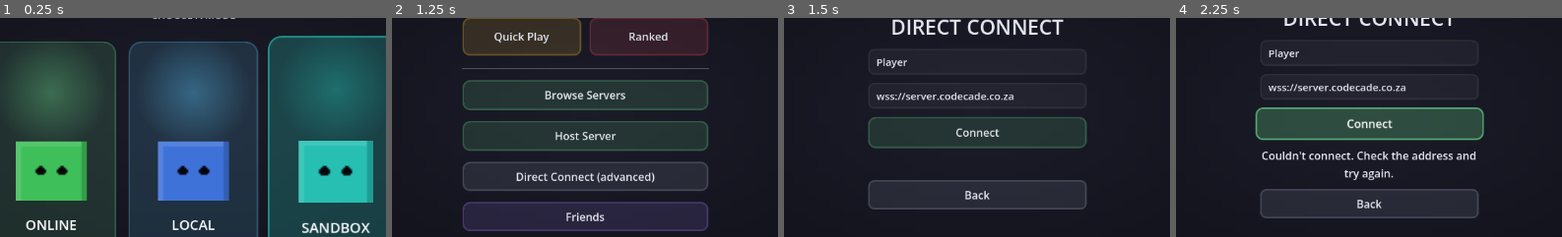
Above: before the commit, frames 1-4 (left to right).
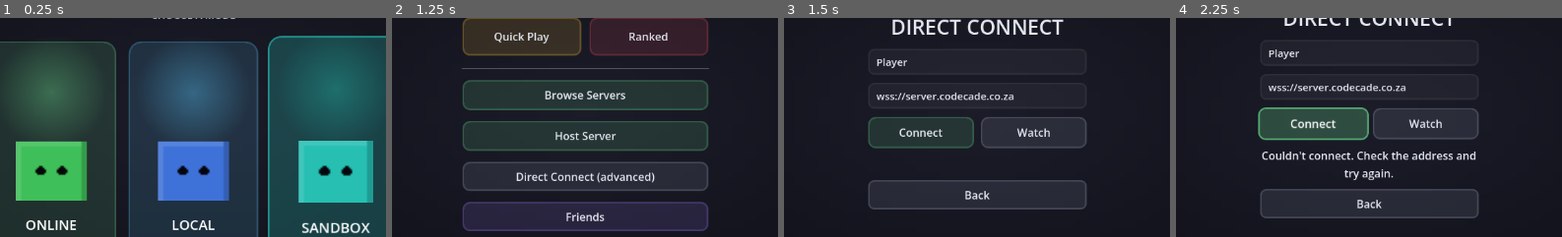
Above: after the commit, the same moments.

Repository: SumDumIdiut/tag
Game: Godot game, scene res://main/bootstrap.tscn
Same seed, same stepped clock (60 frames per second), same inputs: the game is played once before the commit and once after it.
Inputs (mouse positions are % of the whole screen's width and height, from its top left):
- Up to frame 1 (0.25 s): no input
- Up to frame 2 (1.25 s): click (32, 62) at 0.52 s
- Up to frame 3 (1.5 s): click "Direct Connect (advanced)" at 1.25 s
- Up to frame 4 (2.25 s): click "Connect" at 2 s
The pictures show only the part of the screen within x 25-75%, y 29-79%; the shares and areas given below are measured in that part.

Frames 1-2 are identical in both runs. In frame 3, 1.0% of the frame differs, in the area x 29-69%, y 45-60%; in frame 4, 5.0%, in the area x 20-80%, y 40-57%.

Commit message:
Direct Connect: add a Watch button to spectate a specific address
server_browser.gd's Watch button only works for servers listed in the
public directory, going through the relay's join path. There was no way
to spectate a server reachable directly (LAN/loopback, or any address not
registered on the public relay) without actually occupying a player slot
via Connect. Mirrors server_browser.gd's own Connect-vs-Watch split
(_watching flag, spectate_failed/match_started wiring, MATCH_INTRO_SCENE
handoff) on this screen's existing address field instead of a
directory-picked server.

Diff:
--- a/game/main/multiplayer_connect.gd
+++ b/game/main/multiplayer_connect.gd
@@ -1,10 +1,12 @@
 extends Control
 
 const UIStyle := preload("res://ui/ui_style.gd")
+const MATCH_INTRO_SCENE := preload("res://main/match_intro.tscn")
 
 @onready var username_edit: LineEdit = $VBox/UsernameEdit
 @onready var address_edit: LineEdit = $VBox/AddressEdit
-@onready var connect_button: Button = $VBox/ConnectButton
+@onready var connect_button: Button = $VBox/ButtonRow/ConnectButton
+@onready var spectate_button: Button = $VBox/ButtonRow/SpectateButton
 @onready var back_button: Button = $VBox/BackButton
 @onready var status_label: Label = $VBox/StatusLabel
 
@@ -13,18 +15,28 @@
 # Back is pressed and pull the player into lobby_room anyway. See
 # quick_play.gd's _cancelled for the full explanation.
 var _cancelled := false
+## Set by _on_spectate_pressed(), read by _on_connected() to decide whether
+## to quick_join_lobby (Connect) or just wait for a match already in
+## progress to be pushed to us (Watch) -- start_spectator()/start_client()
+## both end in the same connected_to_server signal, same distinction
+## server_browser.gd's own _watching flag exists for.
+var _watching := false
 
 func _ready() -> void:
 	UIStyle.add_background(self)
 	UIStyle.style_button(connect_button, UIStyle.COLOR_ONLINE)
+	UIStyle.style_button(spectate_button, UIStyle.COLOR_NEUTRAL)
 	UIStyle.style_back_button(back_button)
 
 	username_edit.text = GameSettings.saved_username
 	connect_button.pressed.connect(_on_connect_pressed)
+	spectate_button.pressed.connect(_on_spectate_pressed)
 	back_button.pressed.connect(_on_back_pressed)
 	NetworkManager.connected_to_server.connect(_on_connected)
 	NetworkManager.connection_failed.connect(_on_connection_failed)
 	NetworkManager.disconnected_from_server.connect(_on_connection_failed)
+	NetworkManager.spectate_failed.connect(_on_spectate_failed)
+	NetworkManager.match_started.connect(_on_spectate_match_started)
 
 func _on_connect_pressed() -> void:
 	var display_name := username_edit.text
@@ -34,12 +46,34 @@
 
 	status_label.text = "Connecting..."
 	connect_button.disabled = true
+	spectate_button.disabled = true
 	GameSettings.save_username(display_name)
 	NetworkManager.set_username(display_name)
 	NetworkManager.start_client(address, display_name)
 
+## Same address field, but registers as a read-only spectator instead of a
+## player -- for watching a match at a known address directly (a LAN/
+## loopback host, say) without needing it listed in the public server
+## browser first. See NetworkManager.start_spectator().
+func _on_spectate_pressed() -> void:
+	var display_name := username_edit.text
+	var address := address_edit.text.strip_edges()
+	if address.is_empty():
+		address = "127.0.0.1:9000"
+
+	status_label.text = "Connecting..."
+	connect_button.disabled = true
+	spectate_button.disabled = true
+	GameSettings.save_username(display_name)
+	NetworkManager.set_username(display_name)
+	_watching = true
+	NetworkManager.start_spectator(address)
+
 func _on_connected() -> void:
 	if _cancelled:
+		return
+	if _watching:
+		status_label.text = "Waiting for a match in progress..."
 		return
 	status_label.text = "Joining match..."
 	NetworkManager.lobby_state_updated.connect(_on_in_lobby, CONNECT_ONE_SHOT)
@@ -50,9 +84,33 @@
 		return
 	get_tree().change_scene_to_file("res://main/lobby_room.tscn")
 
+## Mirrors server_browser.gd's _on_spectate_match_started -- only
+## start_spectator() (via _on_spectate_pressed above) ever leaves this
+## screen's connection sitting with no lobby to join, so this firing at all
+## means we're spectating.
+func _on_spectate_match_started(_lobby_id: int, my_id: int, roster: Dictionary, level_id: String) -> void:
+	if not _watching or _cancelled:
+		return
+	var scene := MATCH_INTRO_SCENE.instantiate()
+	scene.setup(my_id, roster, level_id)
+	get_tree().root.add_child(scene)
+	get_tree().current_scene.queue_free()
+	get_tree().current_scene = scene
+
+func _on_spectate_failed() -> void:
+	if _cancelled:
+		return
+	status_label.text = "No match is currently in progress at that address."
+	NetworkManager.disconnect_from_server()
+	_watching = false
+	connect_button.disabled = false
+	spectate_button.disabled = false
+
 func _on_connection_failed() -> void:
 	status_label.text = "Couldn't connect. Check the address and try again."
 	connect_button.disabled = false
+	spectate_button.disabled = false
+	_watching = false
 
 func _on_back_pressed() -> void:
 	_cancelled = true
--- a/game/main/multiplayer_connect.tscn
+++ b/game/main/multiplayer_connect.tscn
@@ -44,10 +44,21 @@
 text = "wss://server.codecade.co.za"
 placeholder_text = "Server address"
 
-[node name="ConnectButton" type="Button" parent="VBox"]
+[node name="ButtonRow" type="HBoxContainer" parent="VBox"]
 layout_mode = 2
+theme_override_constants/separation = 10
+
+[node name="ConnectButton" type="Button" parent="VBox/ButtonRow"]
+layout_mode = 2
+size_flags_horizontal = 3
 custom_minimum_size = Vector2(0, 46)
 text = "Connect"
+
+[node name="SpectateButton" type="Button" parent="VBox/ButtonRow"]
+layout_mode = 2
+size_flags_horizontal = 3
+custom_minimum_size = Vector2(0, 46)
+text = "Watch"
 
 [node name="StatusLabel" type="Label" parent="VBox"]
 layout_mode = 2
